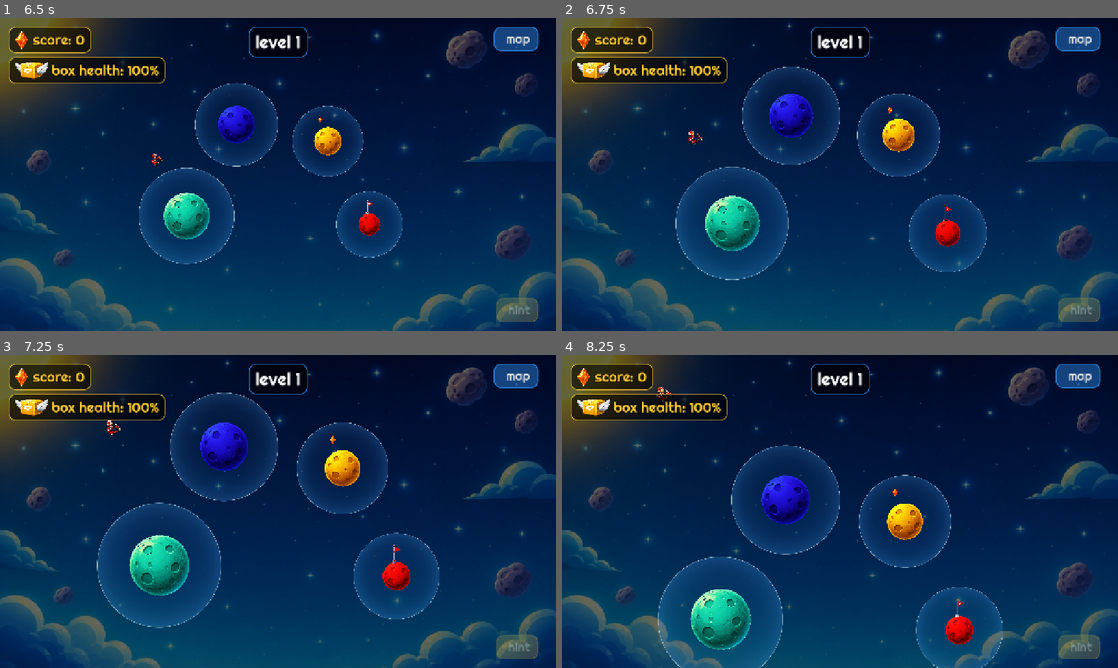
Above: before the commit, frames 1-4 (two rows, left to right).
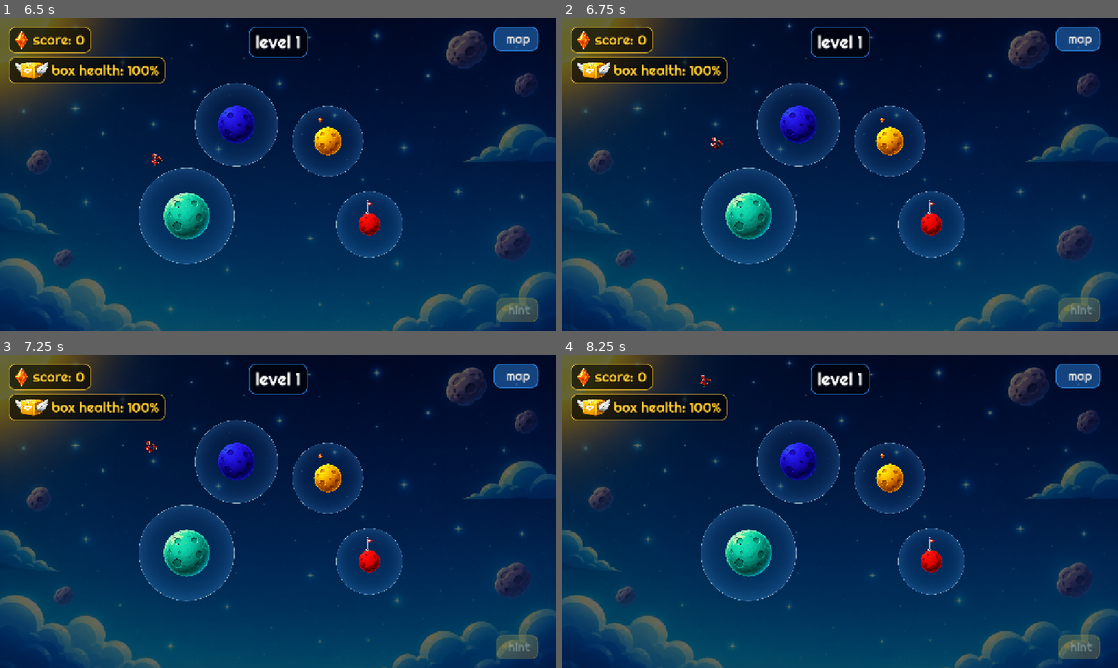
Above: after the commit, the same moments.

Repository: PandiaJason/classic
Game: Godot game, scene res://scenes/splash_screen.tscn
Two runs of this game, one before a commit and one after it. Both use one fixed random seed, a clock stepped at 60 frames per second and the inputs below. Sound files missing from this copy of the repository are replaced by a short silence.
Inputs:
- Up to frame 1 (6.5 s): tap Enter (ui_accept) at 0.5, 0.77, 1.25, 1.52, 6.02 s; hold Right (ui_right) 0.53-2 s; click "start" at 2 s; click "1" at 2.75 s; click "map" at 3.5 s; hold Left (ui_left) 4.28-5 s; click "hint" at 5 s; hold Right (ui_right) from 5.78 s (still down)
- Up to frame 2 (6.75 s): keep holding Right (ui_right)
- Up to frame 3 (7.25 s): keep holding Right (ui_right); tap Enter (ui_accept) at 6.77 s
- Up to frame 4 (8.25 s): release Right (ui_right) at 7.28 s; hold Left (ui_left) 7.28-8.03 s; tap Enter (ui_accept) at 7.52 s; hold Right (ui_right) from 8.03 s (still down)

Frame 1 is identical in both runs. In frame 2, 8.6% of the frame differs, in the area x 20-77%, y 15-84%; in frame 3, 11%; in frame 4, 12%, in the area x 17-80%, y 6-100%.

Commit message:
Map button: pure tap/untap toggle, no auto-close timer

Diff:
--- a/scripts/in_game_ui.gd
+++ b/scripts/in_game_ui.gd
@@ -218,19 +218,4 @@
 	pass # Trajectory stays visible until player lands
 
 func _on_view_map_pressed():
-	if is_viewing_map:
-		# Tap again to close map early
-		is_viewing_map = false
-		if map_timer and map_timer.time_left > 0:
-			map_timer.timeout.disconnect(_map_auto_close)
-			map_timer = null
-		return
-	# Open map
-	is_viewing_map = true
-	# Auto-return after 3 seconds if not tapped again
-	map_timer = get_tree().create_timer(3.0)
-	map_timer.timeout.connect(_map_auto_close)
-
-func _map_auto_close():
-	is_viewing_map = false
-	map_timer = null
+	is_viewing_map = !is_viewing_map
